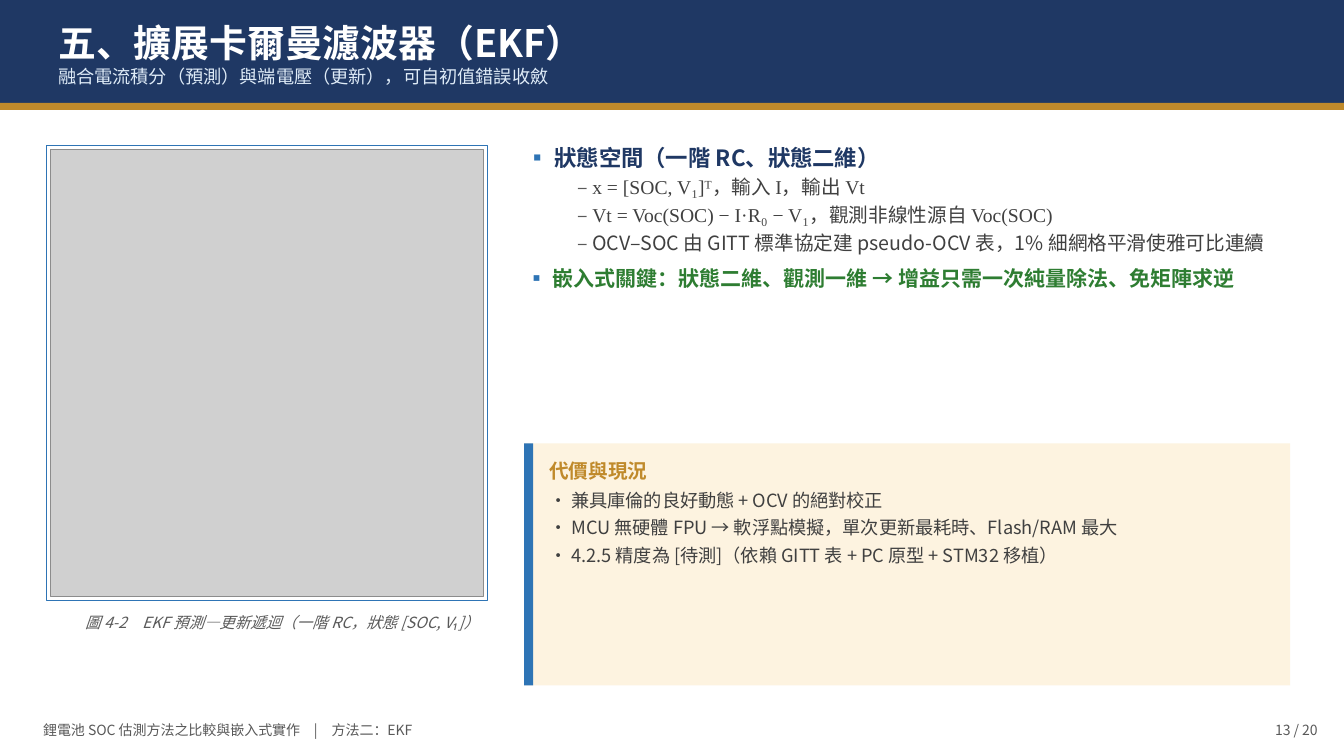
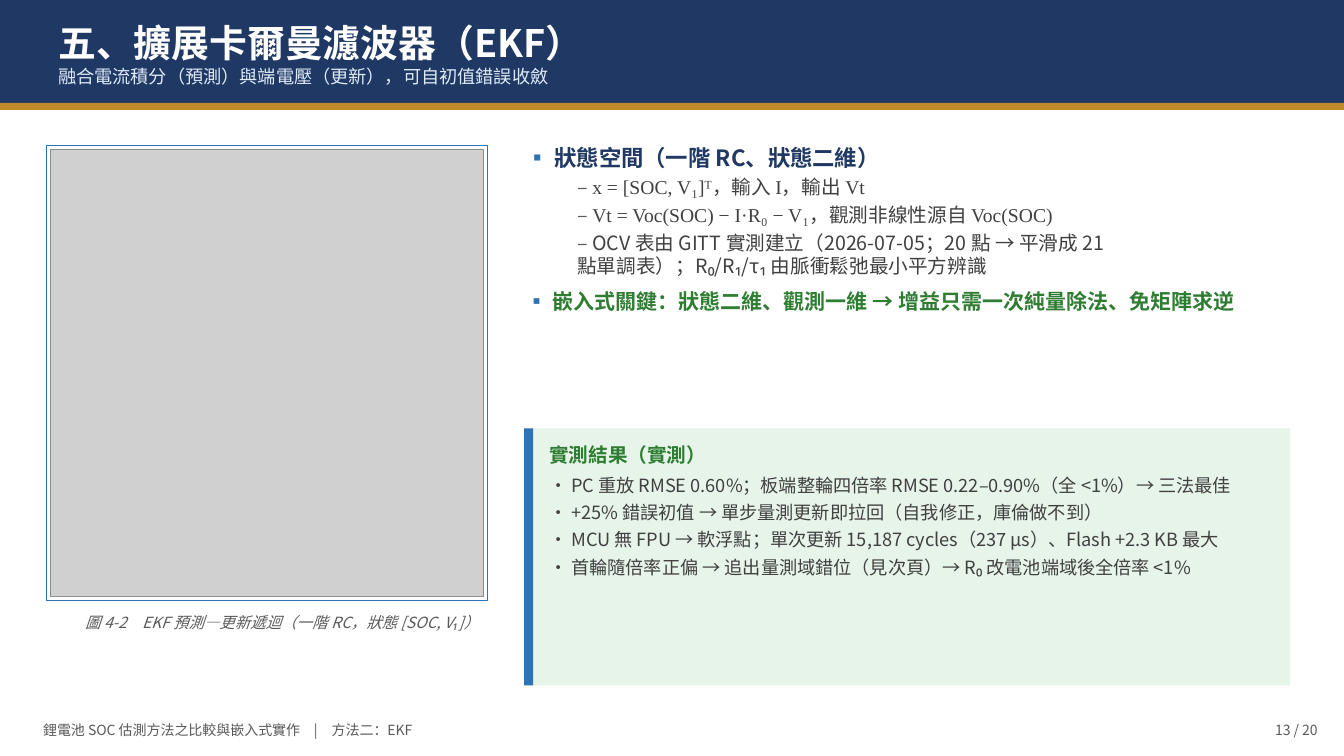
Before and after one commit to JackHung9527/SOC_RESEARCH, a slide deck: slide 14 of DOC/論文撰寫/口試簡報_鋰電池SOC估測.pptx. Drawn at 1344x756 pixels with LibreOffice and Linux fonts; fonts in the diff are those of the drawing; grey boxes stand for pictures. Boxes give left, top, right and bottom in pixels: in the first picture for what was removed or moved away, otherwise in the second. Text is boxed around its words. In the diff, an @@ line names an element or a change of style, - is before the commit and + after.

```diff
--- a/DOC/論文撰寫/口試簡報_鋰電池SOC估測.pptx
+++ b/DOC/論文撰寫/口試簡報_鋰電池SOC估測.pptx
@@ text at <box>577,233,1105,276</box>: text changed @@
-  – OCV–SOC 由 GITT 標準協定建 pseudo-OCV 表，1% 細網格平滑使雅可比連續
+  – OCV 表由 GITT 實測建立（2026-07-05；20 點 → 平滑成 21 點單調表）；R₀/R₁/τ₁ 由脈衝鬆弛最小平方辨識
@@ rectangle: place and size @@
-rectangle at <box>524,444,533,686</box>
+rectangle at <box>524,429,533,686</box>
@@ rectangle: place and size @@
-rectangle at <box>524,444,1291,686</box>
+rectangle at <box>524,429,1291,686</box>
@@ rectangle at <box>524,429,1291,686</box>: fill #FDF3E0 to #E6F4EA @@
@@ text at <box>549,445,1231,576</box>: text changed @@
-代價與現況
-• 兼具庫倫的良好動態 + OCV 的絕對校正
-• MCU 無硬體 FPU → 軟浮點模擬，單次更新最耗時、Flash/RAM 最大
-• 4.2.5 精度為 [待測]（依賴 GITT 表 + PC 原型 + STM32 移植）
+實測結果（實測）
+• PC 重放 RMSE 0.60%；板端整輪四倍率 RMSE 0.22–0.90%（全 <1%）→ 三法最佳
+• +25% 錯誤初值 → 單步量測更新即拉回（自我修正，庫倫做不到）
+• MCU 無 FPU → 軟浮點；單次更新 15,187 cycles（237 µs）、Flash +2.3 KB 最大
+• 首輪隨倍率正偏 → 追出量測域錯位（見次頁）→ R₀ 改電池端域後全倍率 <1%
```
Also in this commit, not shown: 5 other slides changed, 1 slide added, 1 slide removed, 2 other files.
